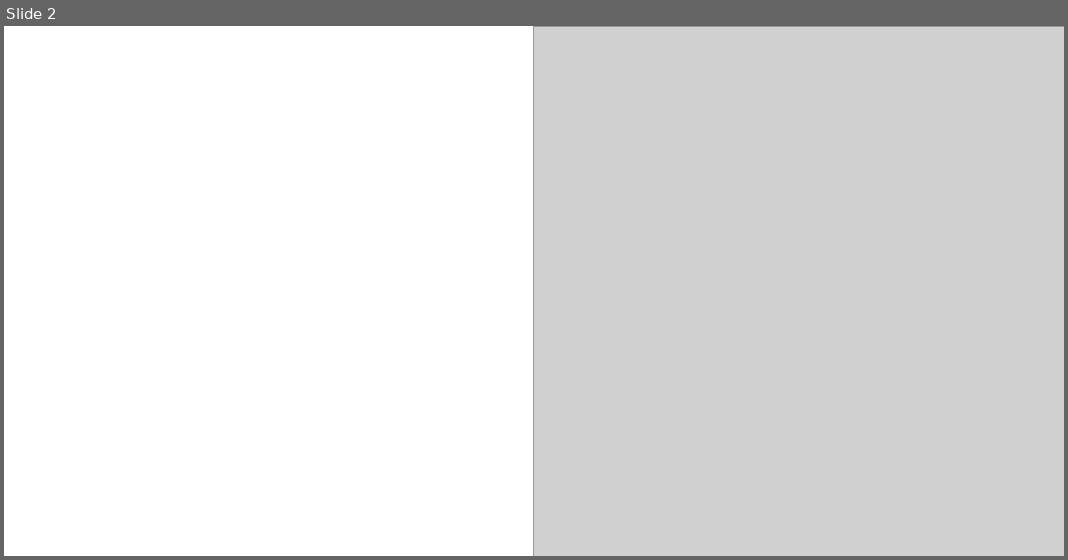
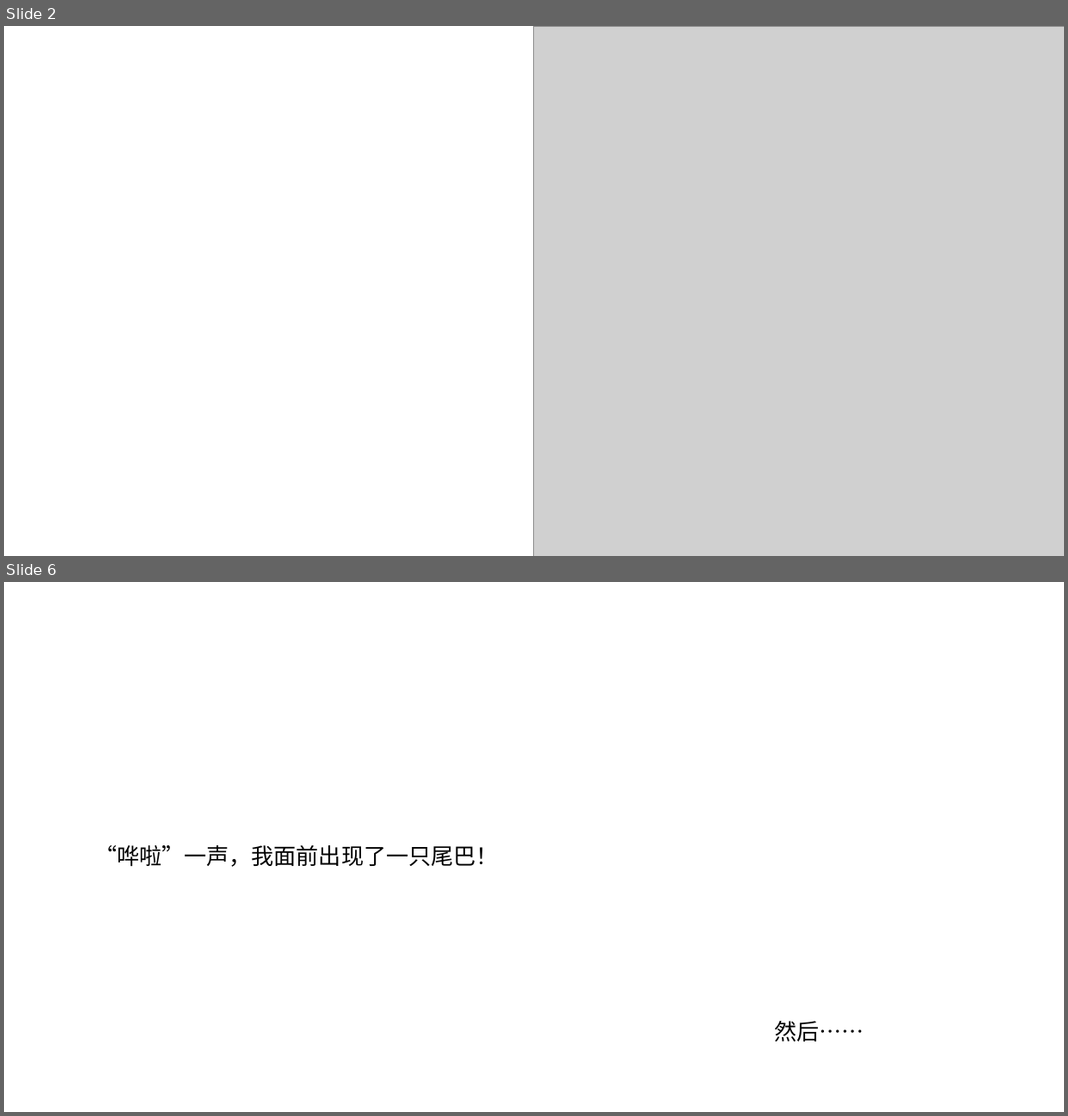
Before and after one commit to forestlet/bookdash-cn, a slide deck: asset/bathtub-safari/bathtub-safari_cn.pptx. Shown one above the other, each under a label of ours: slide 2 before the commit, slides 2 and 6 after it; the slides between them are not shown. The pictures are 1068x560 and 1068x1116 pixels, drawn with LibreOffice and Linux fonts; fonts in the diff are those of the drawing; grey boxes stand for pictures; background and template pictures are left out. Boxes give left, top, right and bottom in pixels: in the first picture for what was removed or moved away, otherwise in the second. Text is boxed around its words. In the diff, an @@ line names an element or a change of style, - is before the commit and + after.

```diff
--- a/asset/bathtub-safari/bathtub-safari_cn.pptx
+++ b/asset/bathtub-safari/bathtub-safari_cn.pptx
@@ slide 6 added at box(4, 582, 1064, 1112), background picture (left out) @@
@@ text added at box(94, 845, 498, 867), 24 pt, text #000000 @@
+“哗啦”一声，我面前出现了一只尾巴！
@@ text added at box(774, 1021, 863, 1041), 24 pt, text #000000 @@
+然后……
```
Also in this commit, not shown: 11 other slides added, 11 slides removed, 5 other files.
